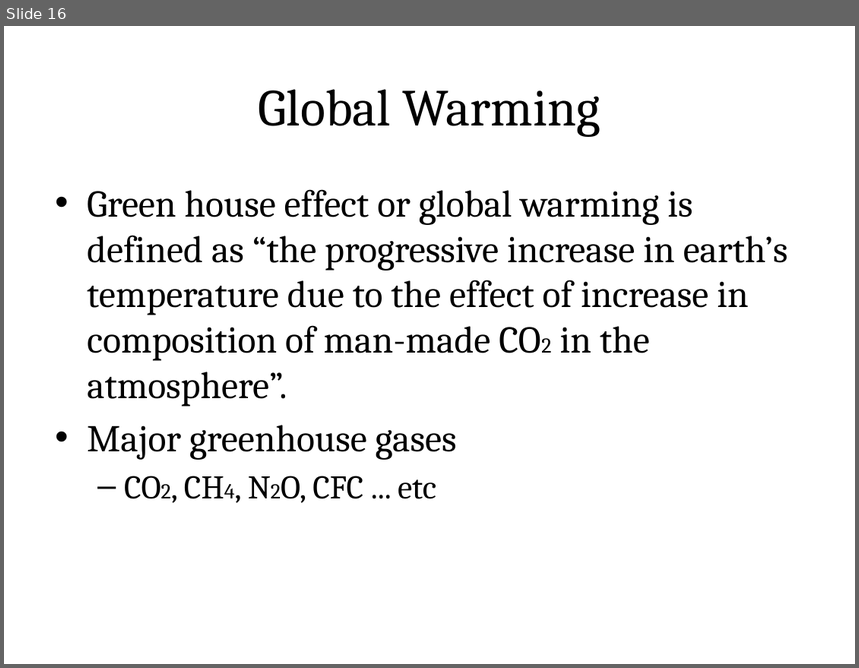
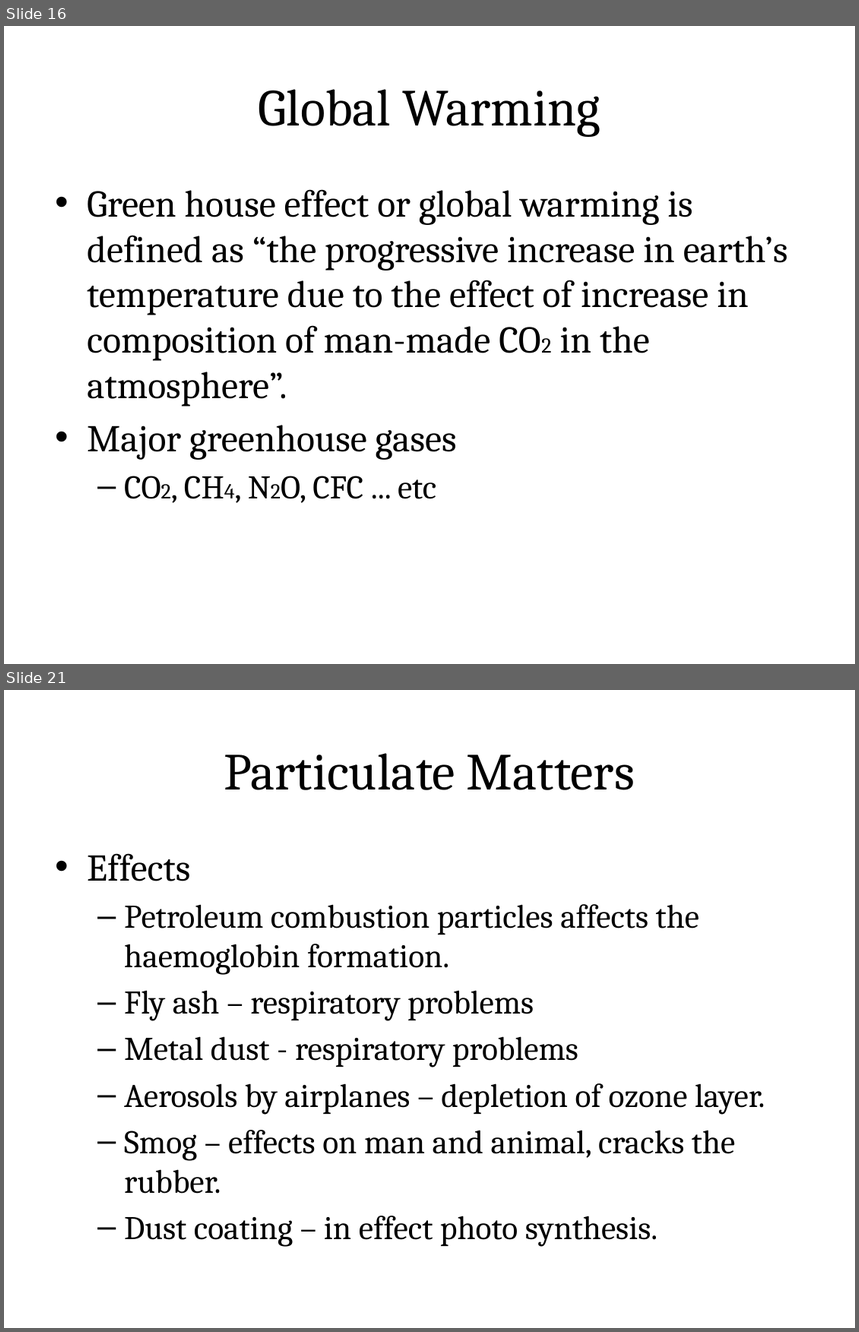
Before and after one commit to rajasekaran36/GE8291-Environmental-Science-and-Engineering, a slide deck: Slides/GE8291-U2.pptx. Shown one above the other, each under a label of ours: slide 16 before the commit, slides 16 and 21 after it; the slides between them are not shown. The pictures are 859x668 and 859x1332 pixels, drawn with LibreOffice and Linux fonts; fonts in the diff are those of the drawing. Boxes give left, top, right and bottom in pixels: in the first picture for what was removed or moved away, otherwise in the second. Text is boxed around its words. In the diff, an @@ line names an element or a change of style, - is before the commit and + after.

```diff
--- a/Slides/GE8291-U2.pptx
+++ b/Slides/GE8291-U2.pptx
@@ slide 21 added at bbox=[4, 690, 855, 1328], background #FFFFFF @@
@@ title added at bbox=[47, 716, 813, 822], fill gradient #DAFDA7 to #E4FCC2 to #F5FFE7, outline #98B955 0.75 pt, 44 pt, text #000000 @@
+Particulate Matters
@@ text added at bbox=[87, 853, 766, 1247], 28 pt, text #000000 @@
+• Effects
+  – Petroleum combustion particles affects the haemoglobin formation.
+  – Fly ash – respiratory problems
+  – Metal dust - respiratory problems
+  – Aerosols by airplanes – depletion of ozone layer.
+  – Smog – effects on man and animal, cracks the rubber.
+  – Dust coating – in effect photo synthesis.
```
Also in this commit, not shown: 16 other slides added, 1 other file.
